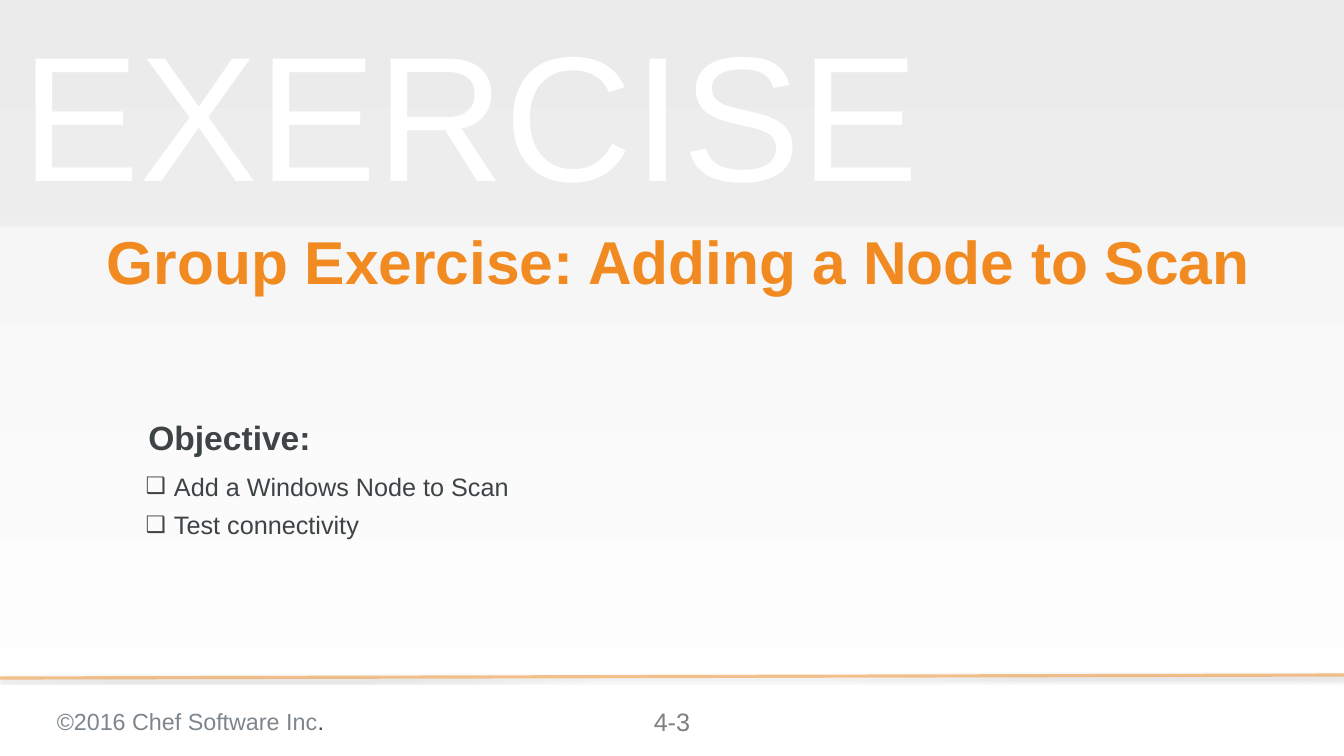
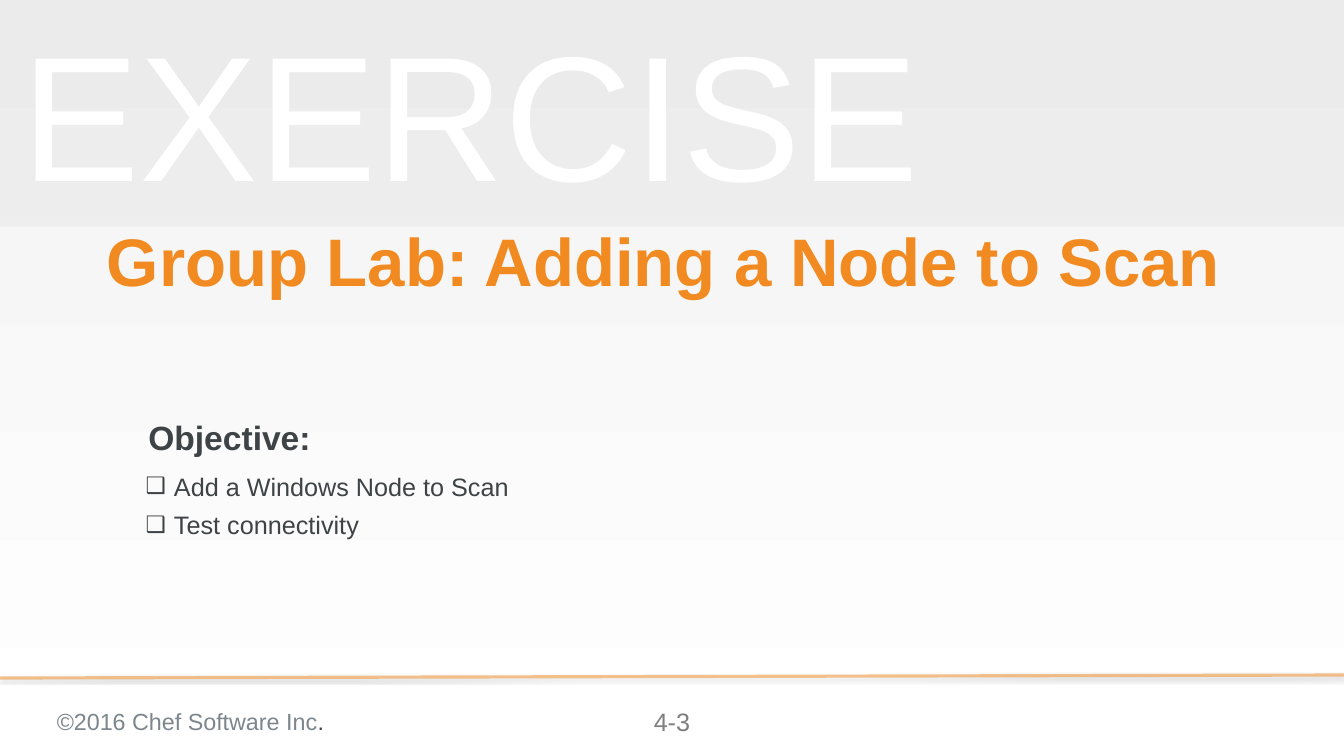
Before and after one commit to bchamby/chef-compliance-installation-configuration-operation, a slide deck: slide 3 of 04-initial-configuration-scans-win.pptx. Drawn at 1344x756 pixels with LibreOffice and Linux fonts; fonts in the diff are those of the drawing; background and template pictures are left out. Boxes give left, top, right and bottom in pixels: in the first picture for what was removed or moved away, otherwise in the second. Text is boxed around its words. In the diff, an @@ line names an element or a change of style, - is before the commit and + after.

Commit message:
04-initial-configuration-scans-win updated scan lab removed redundant and incomplete remediation lab

```diff
--- a/04-initial-configuration-scans-win.pptx
+++ b/04-initial-configuration-scans-win.pptx
@@ title at (107,237,1219,299): text changed; size 57.6 to 64 pt @@
-Group Exercise: Adding a Node to Scan
+Group Lab: Adding a Node to Scan
```
Also in this commit, not shown: 15 other slides changed, 1 slide added, 39 slides removed.
